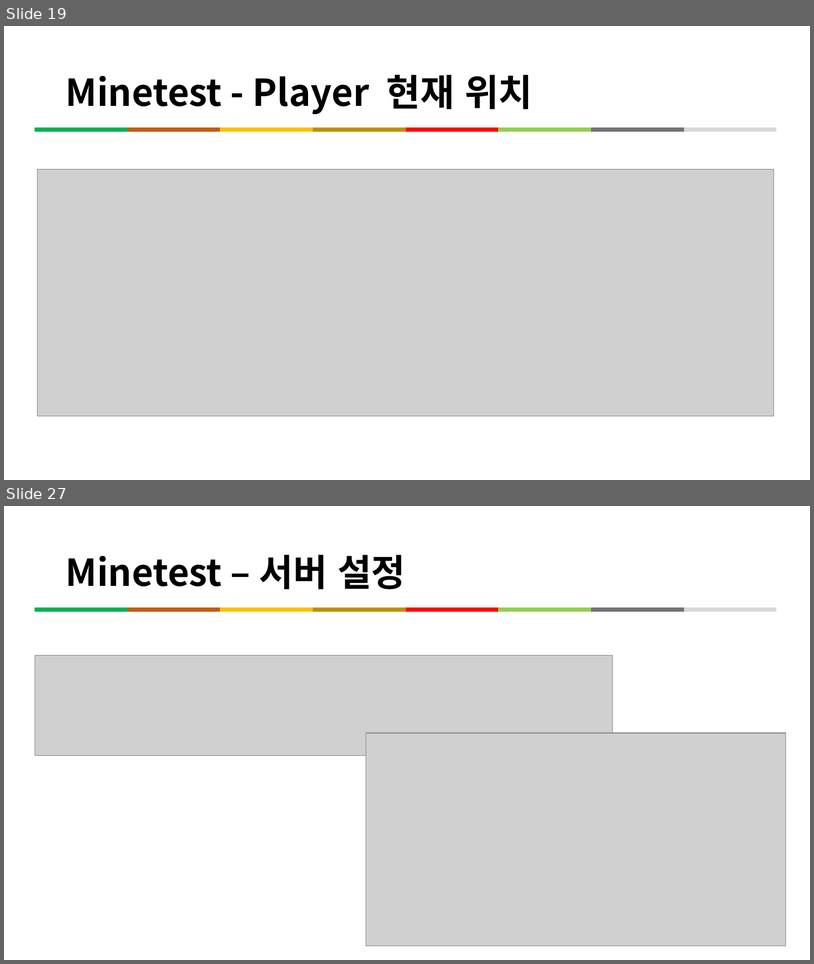
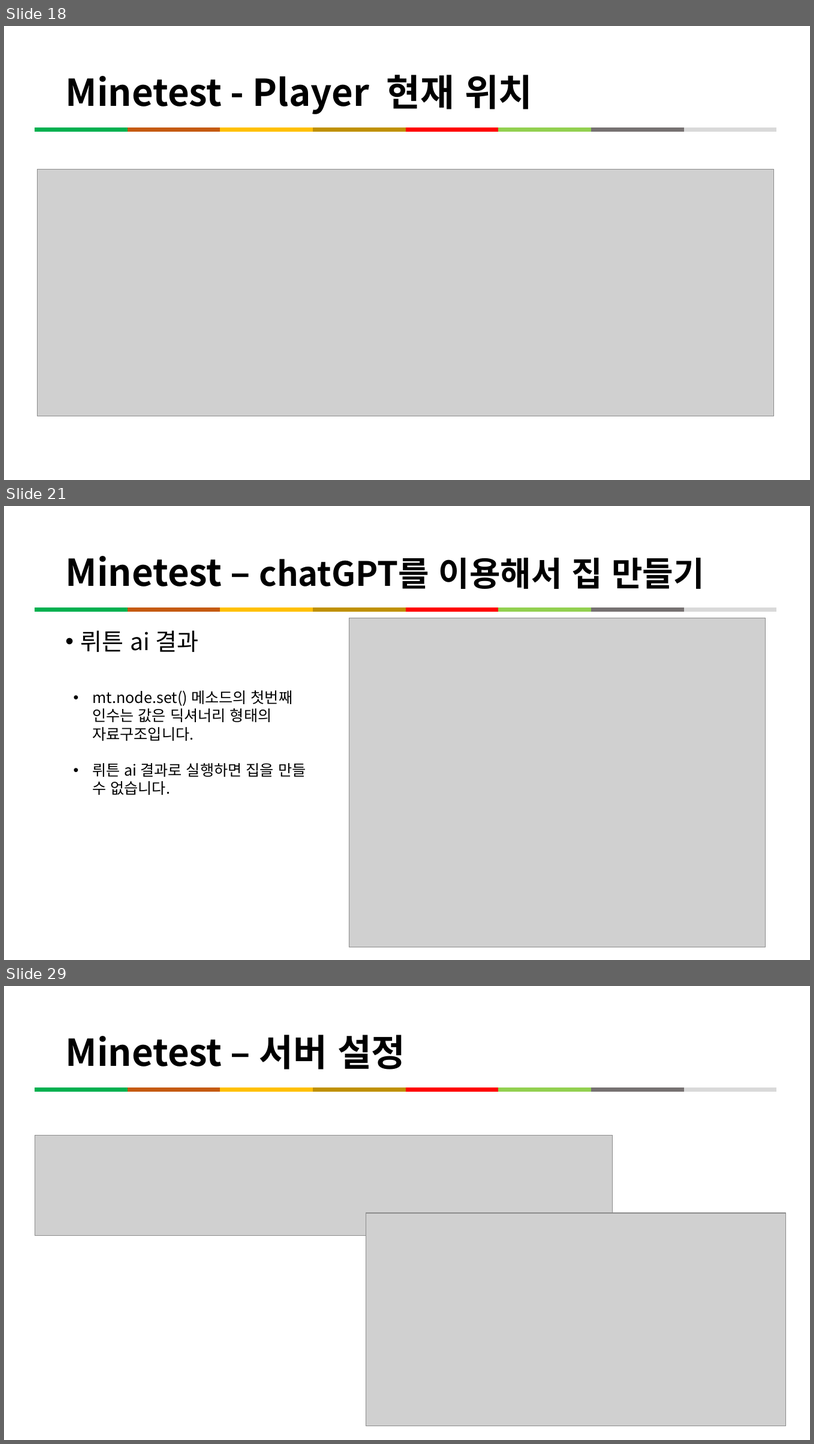
Before and after one commit to kig2929kig/minetest, a slide deck: Minetest와 함께하는 프로그래밍 입문.pptx. Shown one above the other, each under a label of ours: slides 19 and 27 before the commit, slides 18, 21 and 29 after it; the slides between them are not shown. The pictures are 814x964 and 814x1444 pixels, drawn with LibreOffice and Linux fonts; fonts in the diff are those of the drawing; grey boxes stand for pictures. Boxes give left, top, right and bottom in pixels: in the first picture for what was removed or moved away, otherwise in the second. Text is boxed around its words. In the diff, an @@ line names an element or a change of style, - is before the commit and + after.

```diff
--- a/Minetest와 함께하는 프로그래밍 입문.pptx
+++ b/Minetest와 함께하는 프로그래밍 입문.pptx
@@ slide 21 added at (x1=4, y1=506, x2=810, y2=960), background #FFFFFF @@
@@ title added at (x1=65, y1=556, x2=704, y2=589), 40 pt, text #000000, bold @@
+Minetest – chatGPT를 이용해서 집 만들기
@@ line added from (35, 609) to (128, 609), #00B050 4.5 pt @@
@@ line added from (128, 609) to (221, 609), #C55A11 4.5 pt @@
@@ line added from (221, 609) to (313, 609), #FFC000 4.5 pt @@
@@ line added from (313, 609) to (405, 609), #BF9000 4.5 pt @@
@@ line added from (405, 609) to (499, 609), #FF0000 4.5 pt @@
@@ line added from (499, 609) to (591, 609), #92D050 4.5 pt @@
@@ line added from (591, 609) to (684, 609), #767171 4.5 pt @@
@@ line added from (684, 609) to (777, 609), #D9D9D9 4.5 pt @@
@@ text added at (x1=81, y1=630, x2=198, y2=652), 28 pt, text #000000 @@
+• 뤼튼 ai 결과
@@ picture added at (x1=350, y1=618, x2=766, y2=947) @@
@@ text added at (x1=92, y1=690, x2=306, y2=795), 18 pt, text #000000 @@
+• mt.node.set() 메소드의 첫번째 인수는 값은 딕셔너리 형태의 자료구조입니다.
+• 뤼튼 ai 결과로 실행하면 집을 만들 수 없습니다.
@@ what was slide 19 is now slide 18 @@
@@ what was slide 27 is now slide 29 @@
```
Also in this commit, not shown: 3 slides changed, 7 other slides added, 6 slides removed.
